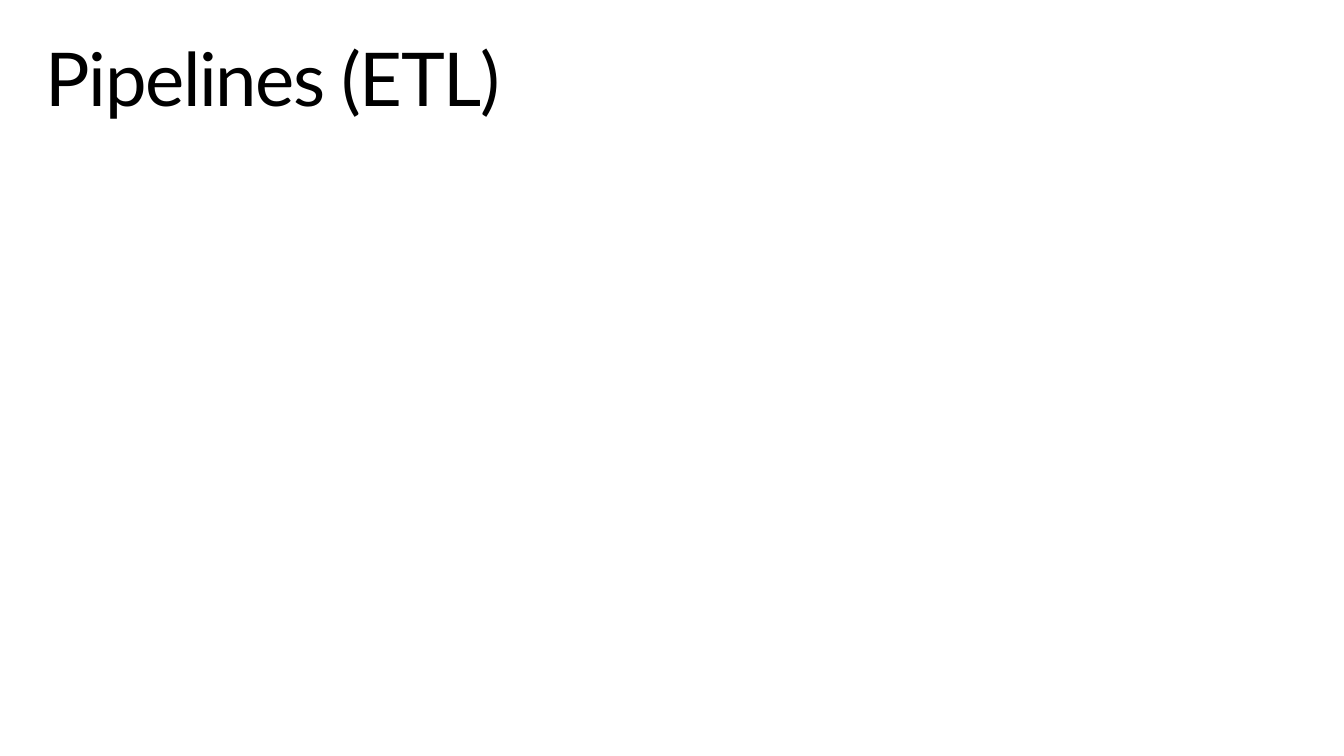
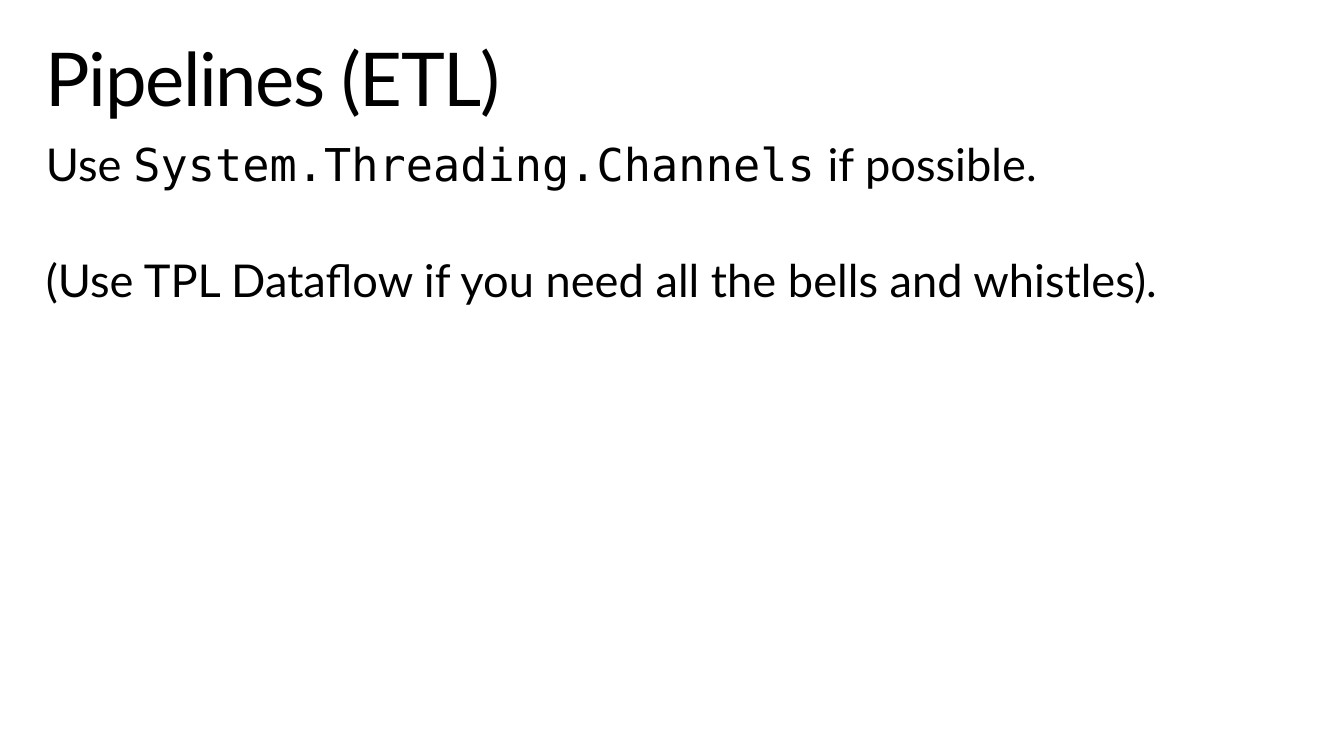
Before and after one commit to StephenCleary/Presentations, a slide deck: slide 23 of Async Pitfalls/Async Pitfalls.pptx (slide 19 before the commit). Drawn at 1344x756 pixels with LibreOffice and Linux fonts; fonts in the diff are those of the drawing; background and template pictures are left out. Boxes give left, top, right and bottom in pixels: in the first picture for what was removed or moved away, otherwise in the second. Text is boxed around its words. In the diff, an @@ line names an element or a change of style, - is before the commit and + after.

```diff
--- a/Async Pitfalls/Async Pitfalls.pptx
+++ b/Async Pitfalls/Async Pitfalls.pptx
@@ text added at [46,146,1156,305], 32.4 pt, text #000000 @@
+Use System.Threading.Channels if possible.
+(Use TPL Dataflow if you need all the bells and whistles).
```
Also in this commit, not shown: 14 other slides changed, 3 slides added, 28 slides removed, 25 other files.
